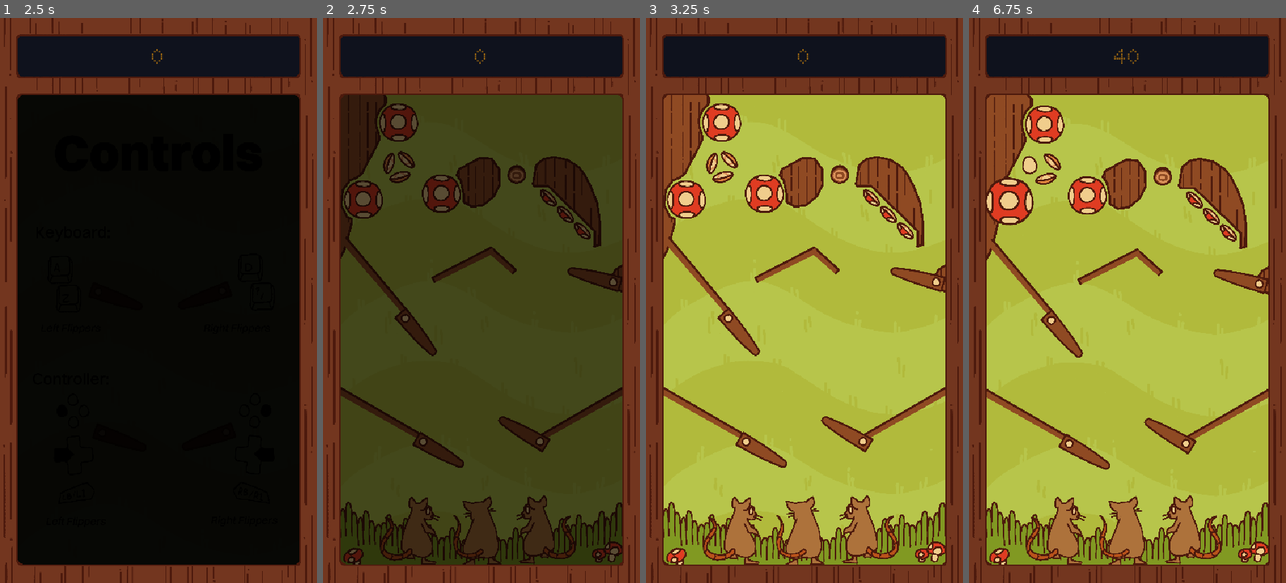
Above: before the commit, frames 1-4 (left to right).
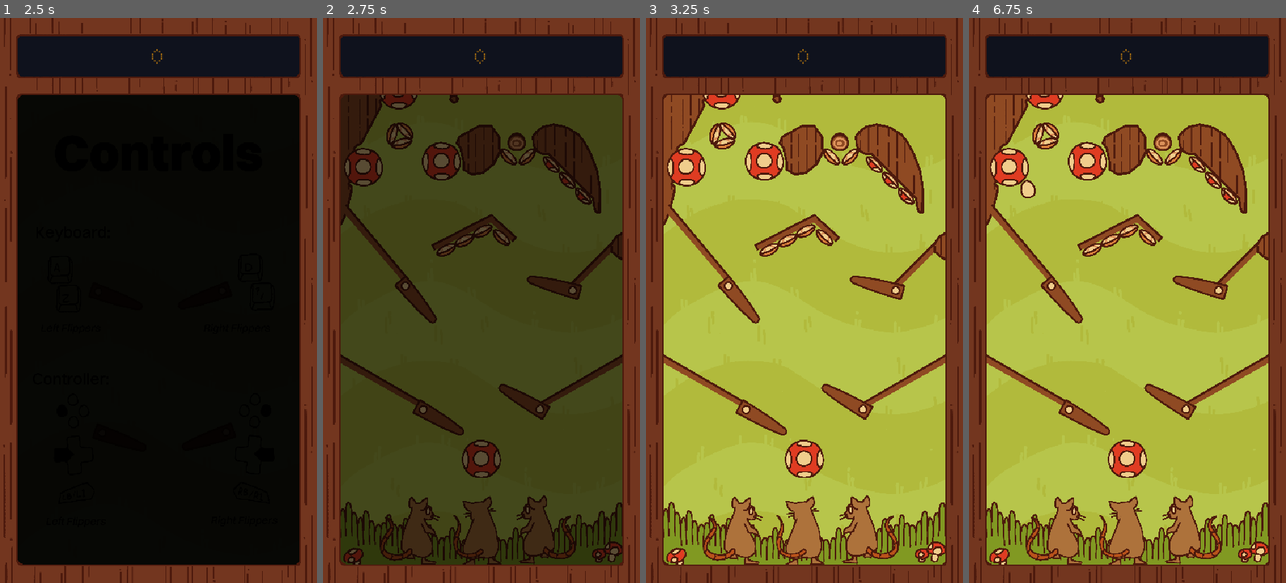
Above: after the commit, the same moments.

Repository: Lilacqualia/gjtnp-gjenp
Game: Godot game, scene res://scenes/conductor.tscn
The game is run twice, just before and just after one commit, with the same random seed, the same clock (stepped at 60 frames per second) and the same inputs.
Inputs:
- Up to frame 1 (2.5 s): tap Enter at 0.5 s; hold D (Right Flipper) 0.53-1.28 s; hold Space (Start Game) 0.53-1.28 s; hold A (Left Flipper) 1.28-2.03 s; tap Space (Start Game) at 1.35 s; hold D (Right Flipper) from 2.03 s (still down); hold Space (Start Game) from 2.03 s (still down)
- Up to frame 2 (2.75 s): keep holding D (Right Flipper); keep holding Space (Start Game)
- Up to frame 3 (3.25 s): keep holding D (Right Flipper); release Space (Start Game) at 2.78 s; tap Space (Start Game) at 2.85 s
- Up to frame 4 (6.75 s): tap Space (Start Game) at 3.5, 4.35, 5, 5.85 s; release D (Right Flipper) at 3.53 s; hold Space (Start Game) 3.53-4.28 s; hold A (Left Flipper) 3.53-5.78 s; hold Space (Start Game) 5.03-5.78 s; hold D (Right Flipper) from 5.78 s (still down); hold Space (Start Game) from 6.53 s (still down)

Frame 1 is identical in both runs. In frame 2, 15% of the frame differs, in the area x 5-95%, y 13-82%; in frame 3, 17%; in frame 4, 17%, in the area x 5-95%, y 5-82%.

Commit message:
WIP reworking first area.

Diff:
--- a/src/scenes/table_forest.tscn
+++ b/src/scenes/table_forest.tscn
@@ -44,7 +44,7 @@
 position = Vector2(50, 0)
 
 [node name="DrainGuard" type="Node2D" parent="ScrollableElements/Stage1" unique_id=1825372116]
-position = Vector2(50, -262)
+position = Vector2(50, -317)
 
 [node name="RightGuardPlatform" parent="ScrollableElements/Stage1/DrainGuard" unique_id=1415582272 instance=ExtResource("10_o62vd")]
 position = Vector2(391, 40)
@@ -81,62 +81,84 @@
 flipper_direction = 1
 metadata/_edit_lock_ = true
 
+[node name="round_bumper" parent="ScrollableElements/Stage1/DrainGuard" unique_id=1626577286 instance=ExtResource("9_r5rc4")]
+position = Vector2(290, 137)
+
 [node name="SideLog" type="Node2D" parent="ScrollableElements/Stage1" unique_id=469660202]
-position = Vector2(50, -702)
+position = Vector2(50, -757)
+
+[node name="Wall" parent="ScrollableElements/Stage1/SideLog" unique_id=1426760361 instance=ExtResource("7_ehd0t")]
+z_as_relative = false
+position = Vector2(424, 31)
+polygon = PackedVector2Array(-46, -3, -40, -11, -29, -19, -11, -23, 12, -18, 32, -5, 42, 8, 52, 27, 63, 56, 67, 83, 68, 126, 65, 127, 62, 126, 59, 122, 56, 103, 15.737274, 62.73732, -20, 27, -30, 27, -39, 22, -45, 13)
 
 [node name="DropTargetGroup" parent="ScrollableElements/Stage1/SideLog" unique_id=1705027023 instance=ExtResource("5_r5rc4")]
 position = Vector2(415, 121)
 
 [node name="target_1" parent="ScrollableElements/Stage1/SideLog/DropTargetGroup" unique_id=1507910277 instance=ExtResource("5_3pj8s")]
-position = Vector2(-11, -43)
+position = Vector2(-6, -45)
 rotation = 0.7853982
 scale = Vector2(0.99999994, 0.99999994)
 value = 50
 
 [node name="target_2" parent="ScrollableElements/Stage1/SideLog/DropTargetGroup" unique_id=1970509157 instance=ExtResource("5_3pj8s")]
-position = Vector2(47, 13)
+position = Vector2(48, 9)
 rotation = 0.7853982
 scale = Vector2(0.99999994, 0.99999994)
 value = 50
 
 [node name="target_3" parent="ScrollableElements/Stage1/SideLog/DropTargetGroup" unique_id=1486366034 instance=ExtResource("5_3pj8s")]
-position = Vector2(18.00003, -14.9999695)
+position = Vector2(21, -18)
 rotation = 0.7853982
 scale = Vector2(0.99999994, 0.99999994)
 value = 50
-
-[node name="Wall" parent="ScrollableElements/Stage1/SideLog" unique_id=1426760361 instance=ExtResource("7_ehd0t")]
-z_as_relative = false
-position = Vector2(424, 31)
-polygon = PackedVector2Array(-41, -8, -29, -19, -11, -23, 12, -18, 32, -5, 42, 8, 52, 27, 63, 56, 67, 83, 68, 126, 58, 129, 59, 122, 59, 103, -20, 27, -41.367264, 26.999996, -45, 26, -46, 22.18586)
 
 [node name="spinner" parent="ScrollableElements/Stage1/SideLog" unique_id=1531310458 instance=ExtResource("9_o62vd")]
 position = Vector2(350, 38)
 
-[node name="Flipper2" parent="ScrollableElements/Stage1/SideLog" unique_id=792689300 instance=ExtResource("2_cwxmj")]
-position = Vector2(529, -140)
-rotation = -0.31415927
-scale = Vector2(-1, 1)
-flipper_direction = 1
+[node name="OneWayPlatform3" parent="ScrollableElements/Stage1/SideLog" unique_id=29585991 instance=ExtResource("10_o62vd")]
+position = Vector2(437, 284)
+rotation = -0.7853982
+scale = Vector2(0.99999994, 0.99999994)
+
+[node name="Sprite2D" parent="ScrollableElements/Stage1/SideLog/OneWayPlatform3" index="0" unique_id=965759894]
+region_rect = Rect2(2271, 0, 473, 67)
+
+[node name="CollisionPolygon2D" parent="ScrollableElements/Stage1/SideLog/OneWayPlatform3" index="1" unique_id=974076052]
+polygon = PackedVector2Array(-108, -66, 5.236496, -66, -1.554924, -56, -98.100494, -56)
+
+[node name="Wall3" parent="ScrollableElements/Stage1/SideLog" unique_id=780634998 instance=ExtResource("7_ehd0t")]
+position = Vector2(319, 67)
+polygon = PackedVector2Array(-32, -57, -12, -56, 1, -38, 2, -12, -8, 8, -26, 23, -45, 26, -59, 18, -59, 7, -64, -18, -71, -28, -67, -38)
 
 [node name="Wall2" parent="ScrollableElements/Stage1/SideLog" unique_id=446215777 instance=ExtResource("7_ehd0t")]
 position = Vector2(513, 181)
 polygon = PackedVector2Array(6, 18, 20, 10, 19, 57, 11, 53, -1, 43, -2, 31)
 
 [node name="Flipper" parent="ScrollableElements/Stage1/SideLog" unique_id=1274179458 instance=ExtResource("2_cwxmj")]
-position = Vector2(515.00006, 221.00003)
-rotation = 2.3561945
-scale = Vector2(1, -1)
+position = Vector2(446.00003, 290)
+rotation = 2.3561945
+scale = Vector2(0.99999994, -0.99999994)
 flipper_direction = 1
 
-[node name="Wall3" parent="ScrollableElements/Stage1/SideLog" unique_id=780634998 instance=ExtResource("7_ehd0t")]
-position = Vector2(319, 67)
-polygon = PackedVector2Array(-32, -57, -12, -56, 1, -38, 2, -12, -8, 8, -26, 23, -45, 26, -59, 18, -59, 7, -64, -18, -71, -28, -67, -38)
+[node name="DropTarget" parent="ScrollableElements/Stage1/SideLog" unique_id=105419351 instance=ExtResource("5_3pj8s")]
+position = Vector2(368.00003, 63)
+rotation = -0.7853982
+
+[node name="DropTarget2" parent="ScrollableElements/Stage1/SideLog" unique_id=1093564266 instance=ExtResource("5_3pj8s")]
+position = Vector2(336.00003, 63)
+rotation = 0.7853982
 
 [node name="BumperCluster" type="Node2D" parent="ScrollableElements/Stage1" unique_id=1672020467]
-position = Vector2(50, -609)
-
-[node name="round_bumper" parent="ScrollableElements/Stage1/BumperCluster" unique_id=1626577286 instance=ExtResource("9_r5rc4")]
+position = Vector2(50, -664)
+
+[node name="Wall" parent="ScrollableElements/Stage1/BumperCluster" unique_id=539350452 instance=ExtResource("7_ehd0t")]
+z_as_relative = false
+position = Vector2(73, -174)
+texture_offset = Vector2(0, -39.265)
+polygon = PackedVector2Array(-29, 43, -31, -78, 51, -16, 55, -10, 57, -3, 50, 4, 53, 34, 44, 50, 46, 57, 12, 121, 5, 124, 0, 130, 3, 161, -9, 190, -4, 195, -4, 200, -12, 233, -18, 250, -27, 266, -30, 244)
+
+[node name="round_bumper" parent="ScrollableElements/Stage1/BumperCluster" unique_id=1796053492 instance=ExtResource("9_r5rc4")]
 position = Vector2(149, -143)
 
 [node name="round_bumper2" parent="ScrollableElements/Stage1/BumperCluster" unique_id=1952794474 instance=ExtResource("9_r5rc4")]
@@ -161,22 +183,16 @@
 rotation = 0.8726646
 scale = Vector2(0.99999994, 0.99999994)
 
-[node name="Wall" parent="ScrollableElements/Stage1/BumperCluster" unique_id=539350452 instance=ExtResource("7_ehd0t")]
-z_as_relative = false
-position = Vector2(73, -174)
-texture_offset = Vector2(0, -39.265)
-polygon = PackedVector2Array(-29, 43, -31, -78, 51, -16, 55, -11, 54, -2, 43, 10, 37, 24, 38, 39, 42, 50, 43, 60, 13, 118, 5, 124, -7, 129, -19, 145, -22, 171, -12, 191, -4, 195, -4, 200, -12, 233, -18, 250, -27, 266, -30, 244)
-
 [node name="DropTarget5" parent="ScrollableElements/Stage1/BumperCluster" unique_id=421145021 instance=ExtResource("5_3pj8s")]
-position = Vector2(151, -50.999992)
+position = Vector2(153.99997, -52.999992)
 rotation = -0.2617994
 
 [node name="DropTarget6" parent="ScrollableElements/Stage1/BumperCluster" unique_id=229423563 instance=ExtResource("5_3pj8s")]
-position = Vector2(133, -74)
+position = Vector2(138, -69)
 rotation = 1.8325958
 
 [node name="DropTarget7" parent="ScrollableElements/Stage1/BumperCluster" unique_id=2054348741 instance=ExtResource("5_3pj8s")]
-position = Vector2(161.99997, -80)
+position = Vector2(159.99998, -75)
 rotation = 3.926991
 
 [node name="OneWayPlatform5" parent="ScrollableElements/Stage1/BumperCluster" unique_id=203355209 instance=ExtResource("10_o62vd")]
@@ -200,6 +216,26 @@
 
 [node name="CollisionPolygon2D" parent="ScrollableElements/Stage1/BumperCluster/OneWayPlatform3" index="1" unique_id=974076052]
 polygon = PackedVector2Array(-108, -66, 5.236496, -66, -1.554924, -56, -98.100494, -56)
+
+[node name="Wall2" parent="ScrollableElements/Stage1/BumperCluster" unique_id=55546858 instance=ExtResource("7_ehd0t")]
+position = Vector2(224, -160)
+polygon = PackedVector2Array(14, 27, 19, 25, 23, 27, 26, 31, 24, 36, 19, 38, 16, 36, 13, 33)
+
+[node name="DropTarget4" parent="ScrollableElements/Stage1/BumperCluster" unique_id=963859189 instance=ExtResource("5_3pj8s")]
+position = Vector2(292, 96)
+rotation = -0.4712389
+
+[node name="DropTarget10" parent="ScrollableElements/Stage1/BumperCluster" unique_id=1099183907 instance=ExtResource("5_3pj8s")]
+position = Vector2(324, 107)
+rotation = 0.7330383
+
+[node name="DropTarget8" parent="ScrollableElements/Stage1/BumperCluster" unique_id=405524493 instance=ExtResource("5_3pj8s")]
+position = Vector2(261, 112)
+rotation = -0.4712389
+
+[node name="DropTarget9" parent="ScrollableElements/Stage1/BumperCluster" unique_id=983204576 instance=ExtResource("5_3pj8s")]
+position = Vector2(230, 128)
+rotation = -0.4712389
 
 [node name="Stage2" type="Node2D" parent="ScrollableElements" unique_id=794293070]
 position = Vector2(50, -1186)
@@ -496,6 +532,7 @@
 
 [editable path="ScrollableElements/Stage1/DrainGuard/RightGuardPlatform"]
 [editable path="ScrollableElements/Stage1/DrainGuard/LeftGuardPlatform"]
+[editable path="ScrollableElements/Stage1/SideLog/OneWayPlatform3"]
 [editable path="ScrollableElements/Stage1/BumperCluster/OneWayPlatform4"]
 [editable path="ScrollableElements/Stage1/BumperCluster/OneWayPlatform5"]
 [editable path="ScrollableElements/Stage1/BumperCluster/OneWayPlatform3"]
